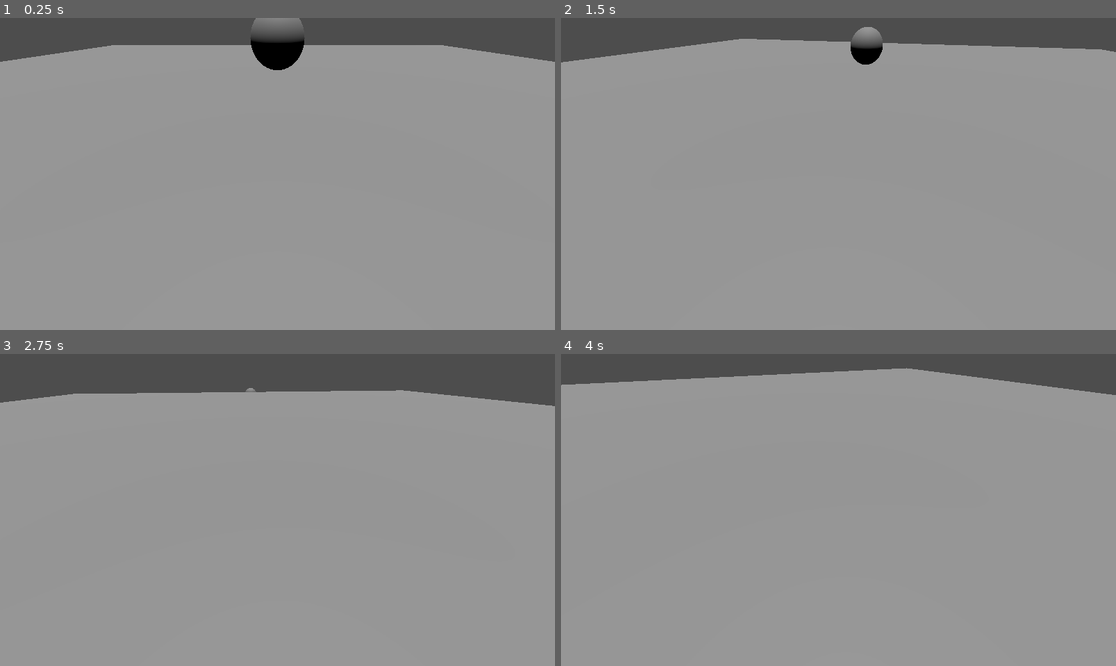
Above: before the commit, frames 1-4 (two rows, left to right).
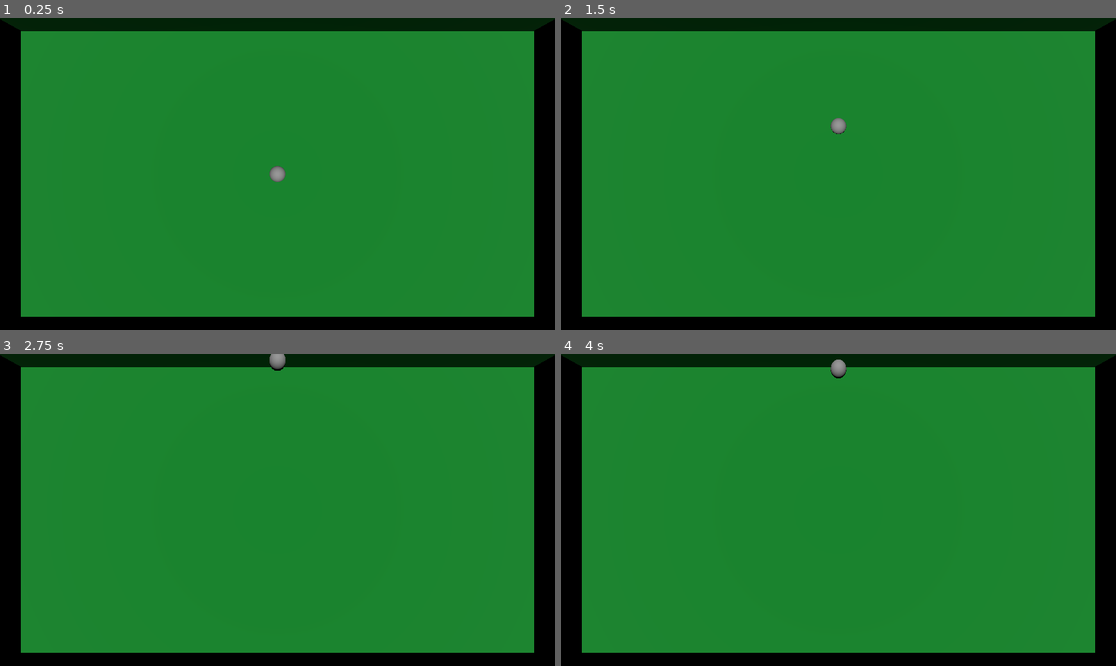
Above: after the commit, the same moments.

Repository: vip21-000/CatchTheDot
Game: Godot game, scene res://scene/world.tscn
Two runs of this game, one before a commit and one after it. Both use one fixed random seed, a clock stepped at 60 frames per second and the inputs below.
Inputs (mouse positions are in pixels of both pictures, inside the frame that each line leads up to):
- Up to frame 1 (0.25 s): no input
- Up to frame 2 (1.5 s): move the mouse to (866, 174) at 0.52 s; hold Up (ui_up) from 0.53 s (still down); move the mouse to (810, 174) at 1.27 s
- Up to frame 3 (2.75 s): keep holding Up (ui_up); move the mouse to (288, 503) at 2.02 s
- Up to frame 4 (4 s): keep holding Up (ui_up); tap Enter at 2.75 s; move the mouse to (832, 516) at 2.77 s; tap Space at 3.5 s; move the mouse to (877, 513) at 3.52 s

The runs differ from the first frame. In frame 1, 100% of the frame differs, in the area x 0-100%, y 0-100%; in frame 2, 100%; in frame 3, 100%; in frame 4, 100%.

Commit message:
changed camera, add wals

Diff:
--- a/player.tscn
+++ b/player.tscn
@@ -1,7 +1,6 @@
 [gd_scene format=3 uid="uid://d14cg7ijcl26q"]
 
 [ext_resource type="Script" uid="uid://d1dtjampao2qd" path="res://player.gd" id="1_onrkg"]
-[ext_resource type="Script" uid="uid://ds4net0w3op6t" path="res://camera_spring.gd" id="2_i3pqv"]
 
 [sub_resource type="SphereShape3D" id="SphereShape3D_onrkg"]
 
@@ -17,12 +16,3 @@
 
 [node name="MeshInstance3D" type="MeshInstance3D" parent="Player" unique_id=52881684]
 mesh = SubResource("SphereMesh_i3pqv")
-
-[node name="SpringArm3D" type="SpringArm3D" parent="." unique_id=1802938806]
-physics_interpolation_mode = 2
-transform = Transform3D(1, 0, 0, 0, 1, 0, 0, 0, 0.75285816, 0, 0, 0)
-spring_length = 6.0
-script = ExtResource("2_i3pqv")
-
-[node name="Camera3D" type="Camera3D" parent="SpringArm3D" unique_id=1261163261]
-transform = Transform3D(1, 0, 0, 0, 0.7071068, 0.7071068, 0, -0.7071068, 0.7071068, 0, 6, 12)
--- a/scene/world.tscn
+++ b/scene/world.tscn
@@ -4,21 +4,58 @@
 
 [sub_resource type="BoxShape3D" id="BoxShape3D_txmk2"]
 
+[sub_resource type="StandardMaterial3D" id="StandardMaterial3D_pjass"]
+albedo_color = Color(0, 0.50338125, 0.14523008, 1)
+
 [sub_resource type="BoxMesh" id="BoxMesh_w4qq1"]
+material = SubResource("StandardMaterial3D_pjass")
 
 [node name="world" type="Node3D" unique_id=1905006685]
 
-[node name="StaticBody3D" type="StaticBody3D" parent="." unique_id=1446139856]
+[node name="gound" type="StaticBody3D" parent="." unique_id=1446139856]
 
-[node name="CollisionShape3D" type="CollisionShape3D" parent="StaticBody3D" unique_id=204423920]
-transform = Transform3D(20, 0, 0, 0, 0.3, 0, 0, 0, 20, 0, 0, 0)
+[node name="CollisionShape3D" type="CollisionShape3D" parent="gound" unique_id=204423920]
+transform = Transform3D(35, 0, 0, 0, 0.3, 0, 0, 0, 20, 0, 0, 0)
 shape = SubResource("BoxShape3D_txmk2")
 
-[node name="MeshInstance3D" type="MeshInstance3D" parent="StaticBody3D/CollisionShape3D" unique_id=393522536]
+[node name="MeshInstance3D" type="MeshInstance3D" parent="gound/CollisionShape3D" unique_id=393522536]
+mesh = SubResource("BoxMesh_w4qq1")
+
+[node name="wals" type="StaticBody3D" parent="." unique_id=2016352619]
+
+[node name="CollisionShape3D" type="CollisionShape3D" parent="wals" unique_id=611791107]
+transform = Transform3D(35, 0, 0, 0, 10, 0, 0, 0, 1, 0, 5, -10)
+shape = SubResource("BoxShape3D_txmk2")
+
+[node name="MeshInstance3D" type="MeshInstance3D" parent="wals/CollisionShape3D" unique_id=1576635322]
+mesh = SubResource("BoxMesh_w4qq1")
+
+[node name="CollisionShape3D2" type="CollisionShape3D" parent="wals" unique_id=2105411517]
+transform = Transform3D(35, 0, 0, 0, 10, 0, 0, 0, 1, 0, 5, 10)
+shape = SubResource("BoxShape3D_txmk2")
+
+[node name="MeshInstance3D" type="MeshInstance3D" parent="wals/CollisionShape3D2" unique_id=1277815138]
+mesh = SubResource("BoxMesh_w4qq1")
+
+[node name="CollisionShape3D3" type="CollisionShape3D" parent="wals" unique_id=1599612514]
+transform = Transform3D(1, 0, 0, 0, 10, 0, 0, 0, 20, -17.523582, 5, 0)
+shape = SubResource("BoxShape3D_txmk2")
+
+[node name="MeshInstance3D" type="MeshInstance3D" parent="wals/CollisionShape3D3" unique_id=400355572]
+mesh = SubResource("BoxMesh_w4qq1")
+
+[node name="CollisionShape3D4" type="CollisionShape3D" parent="wals" unique_id=1663637021]
+transform = Transform3D(1, 0, 0, 0, 10, 0, 0, 0, 20, 17.524, 5, 0)
+shape = SubResource("BoxShape3D_txmk2")
+
+[node name="MeshInstance3D" type="MeshInstance3D" parent="wals/CollisionShape3D4" unique_id=2131947447]
 mesh = SubResource("BoxMesh_w4qq1")
 
 [node name="Player" parent="." unique_id=317944143 instance=ExtResource("1_pjass")]
 transform = Transform3D(1, 0, 0, 0, 1, 0, 0, 0, 1, 0, 1.3279028, 0)
 
+[node name="Camera3D" type="Camera3D" parent="Player" unique_id=1664400800]
+transform = Transform3D(1, 0, 0, 0, -4.371139e-08, 1, 0, -1, -4.371139e-08, 0, 12.319214, 0)
+
 [node name="DirectionalLight3D" type="DirectionalLight3D" parent="." unique_id=2079529116]
 transform = Transform3D(1, 0, 0, 0, 0.033015642, 0.99945486, 0, -0.99945486, 0.033015642, 0, 18.85693, 0)
